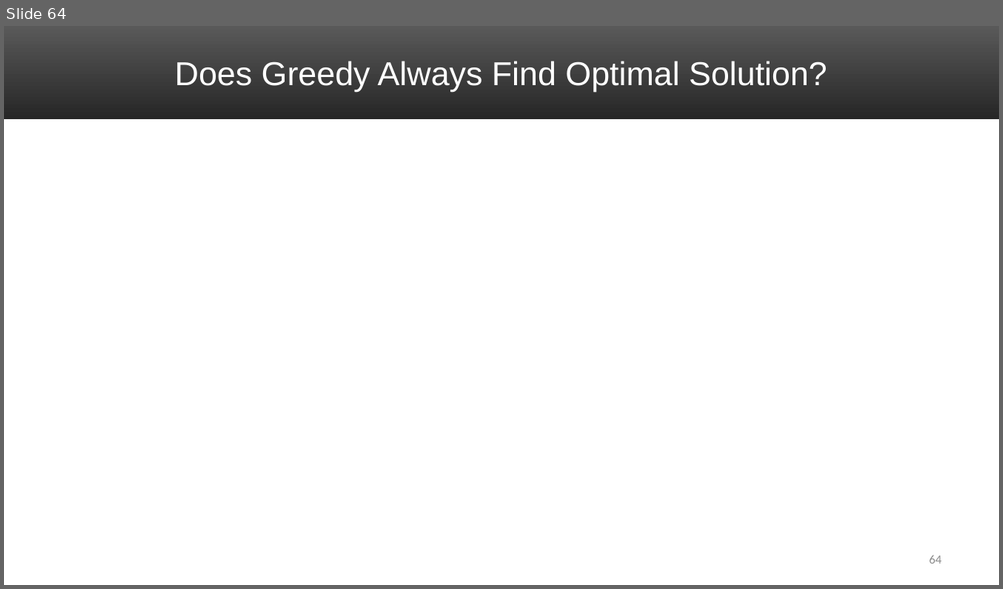
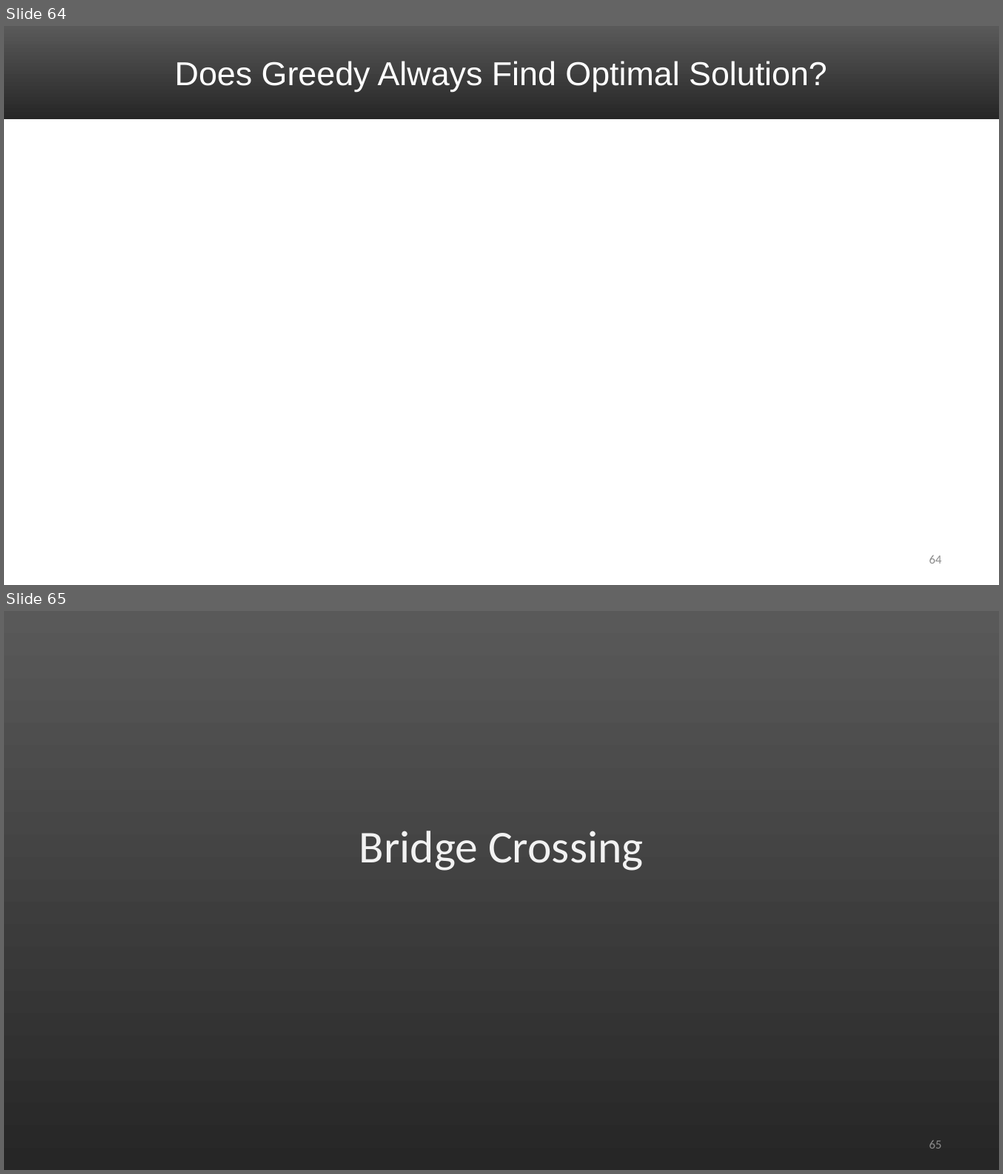
Before and after one commit to uva-cs/cs4102-f21, a slide deck: slides/GreedyAlgorithms_1.pptx. Shown one above the other, each under a label of ours: slide 64 before the commit, slides 64 and 65 after it. The pictures are 1003x589 and 1003x1174 pixels, drawn with LibreOffice and Linux fonts; fonts in the diff are those of the drawing; grey boxes stand for pictures. Boxes give left, top, right and bottom in pixels: in the first picture for what was removed or moved away, otherwise in the second. Text is boxed around its words. In the diff, an @@ line names an element or a change of style, - is before the commit and + after.

Commit message:
adding bridge crossing

```diff
--- a/slides/GreedyAlgorithms_1.pptx
+++ b/slides/GreedyAlgorithms_1.pptx
@@ slide 65 added at (4, 611, 999, 1170), background #FFFFFF @@
@@ rectangle added at (4, 611, 999, 1170), fill gradient #595959 to #262626 @@
@@ title added at (359, 831, 643, 871), 44 pt, text #F2F2F2 @@
+Bridge Crossing
@@ page number added at (929, 1141, 942, 1149), 12 pt, text #8C8C8C @@
+65
```
Also in this commit, not shown: 5 other slides added.
